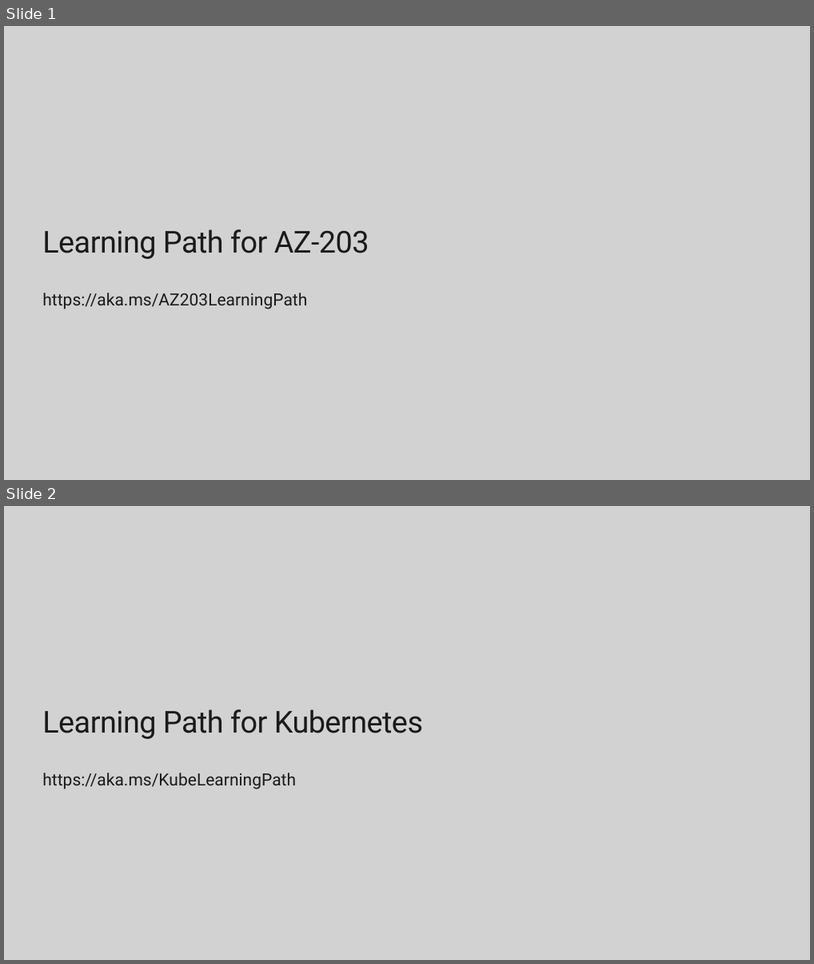
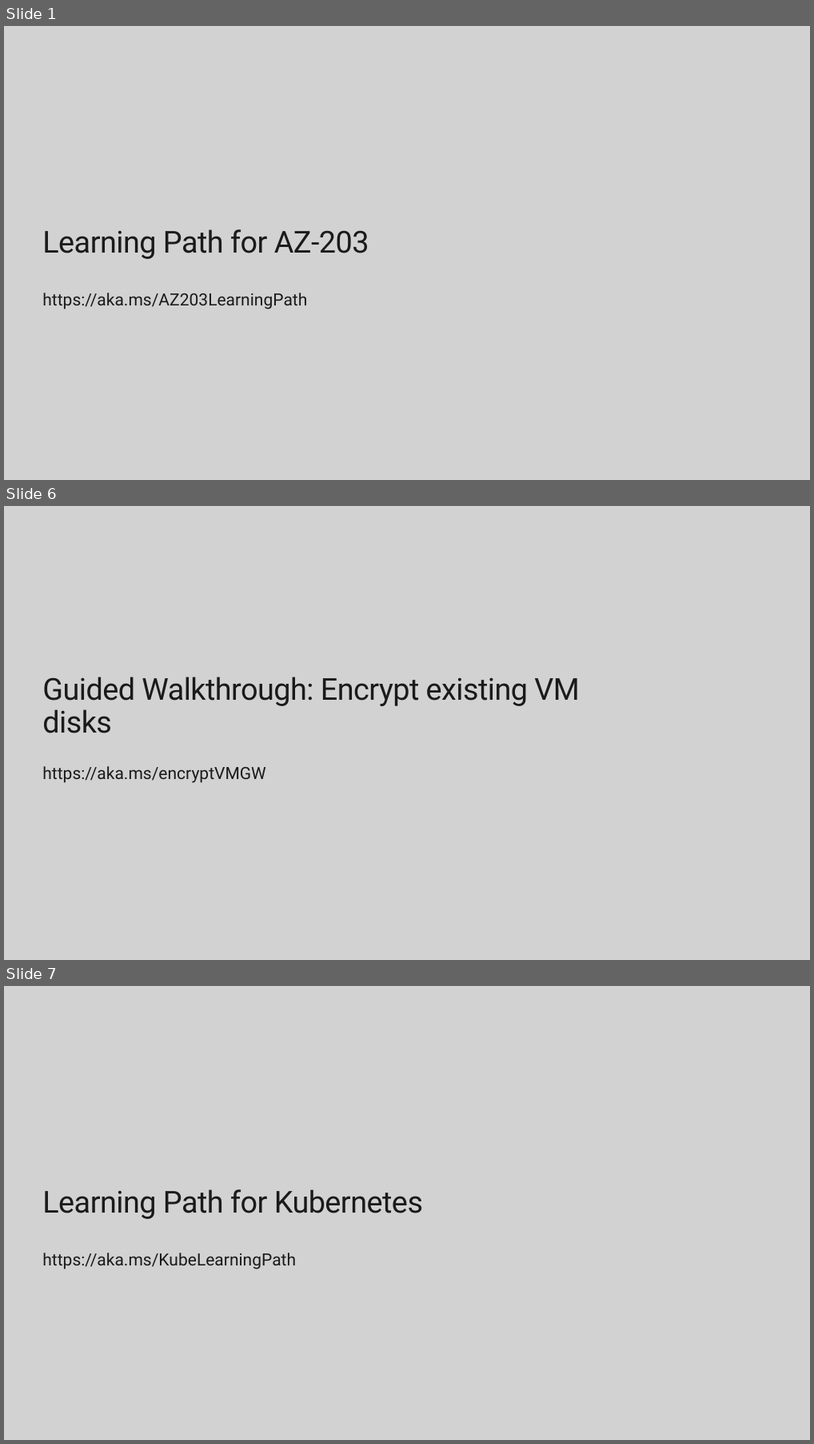
Before and after one commit to ClarkDRC/AZ203Walkthroughs, a slide deck: Guided Walkthrough.pptx. Shown one above the other, each under a label of ours: slides 1 and 2 before the commit, slides 1, 6 and 7 after it; the slides between them are not shown. The pictures are 814x964 and 814x1444 pixels, drawn with LibreOffice and Linux fonts; fonts in the diff are those of the drawing; background and template pictures are left out. Boxes give left, top, right and bottom in pixels: in the first picture for what was removed or moved away, otherwise in the second. Text is boxed around its words. In the diff, an @@ line names an element or a change of style, - is before the commit and + after.

```diff
--- a/Guided Walkthrough.pptx
+++ b/Guided Walkthrough.pptx
@@ slide 6 added at (4,506,810,960), background #D2D2D2 @@
@@ title added at (42,676,580,733), 36 pt, text #1A1A1A @@
+Guided Walkthrough: Encrypt existing VM disks
@@ text added at (42,766,266,783), 20 pt, text #1A1A1A @@
+https://aka.ms/encryptVMGW
@@ what was slide 2 is now slide 7 @@
```
Also in this commit, not shown: 7 slides changed, 6 other slides added.
